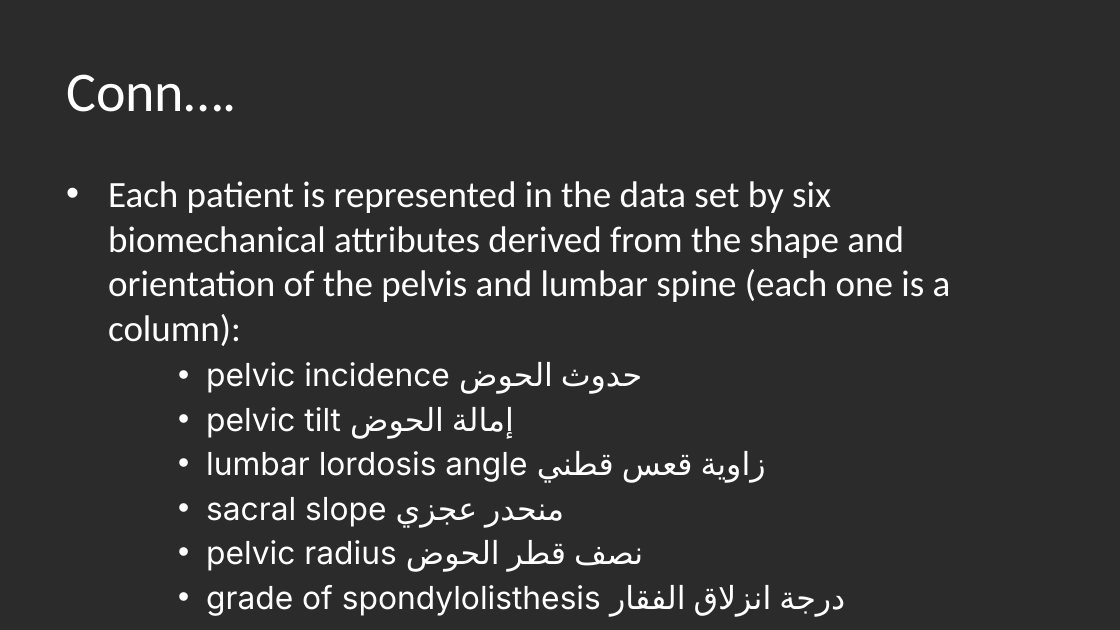
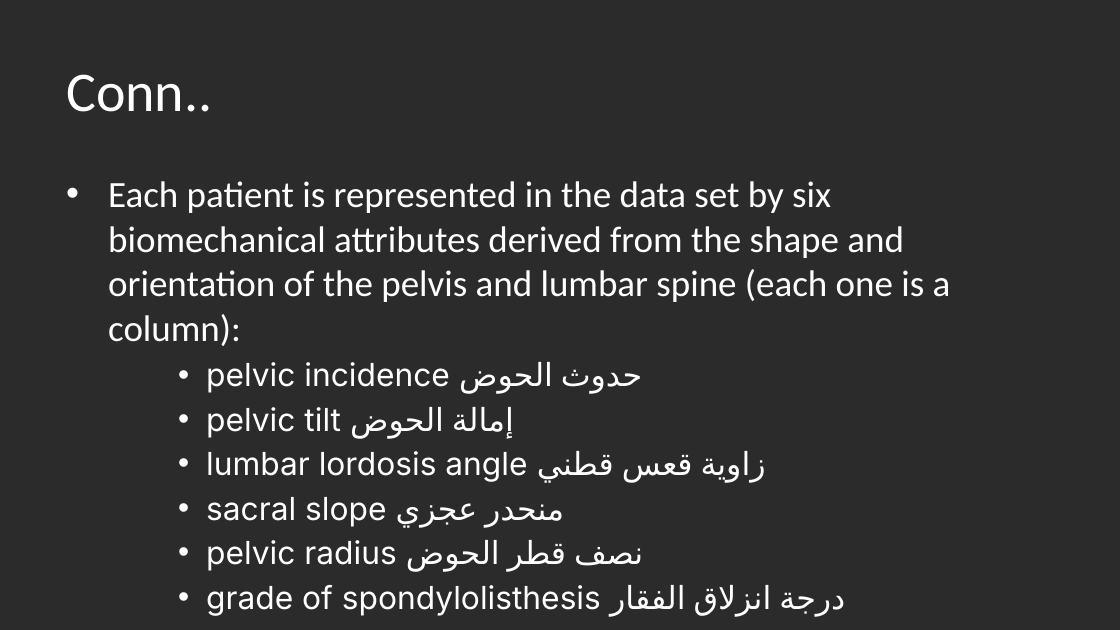
Before and after one commit to sherifRoshdy/Machine-learning-project, a slide deck: slide 11 of ML.pptx (slide 8 before the commit). Drawn at 1120x630 pixels with LibreOffice and Linux fonts; fonts in the diff are those of the drawing; background and template pictures are left out; a plain dark background stands for a picture behind light text. Boxes give left, top, right and bottom in pixels: in the first picture for what was removed or moved away, otherwise in the second. Text is boxed around its words. In the diff, an @@ line names an element or a change of style, - is before the commit and + after.

```diff
--- a/ML.pptx
+++ b/ML.pptx
@@ title at bbox=[66, 74, 212, 112]: text changed @@
-Conn….
+Conn..
```
Also in this commit, not shown: 6 other slides changed, 22 slides added, 1 slide removed, 1 other file.
